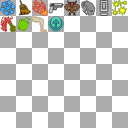
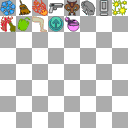
Before/after of a w=128, h=128 layered artwork. What changed in the layer stack:
pixels changed over [64, 16, 80, 32] (layer not identified)